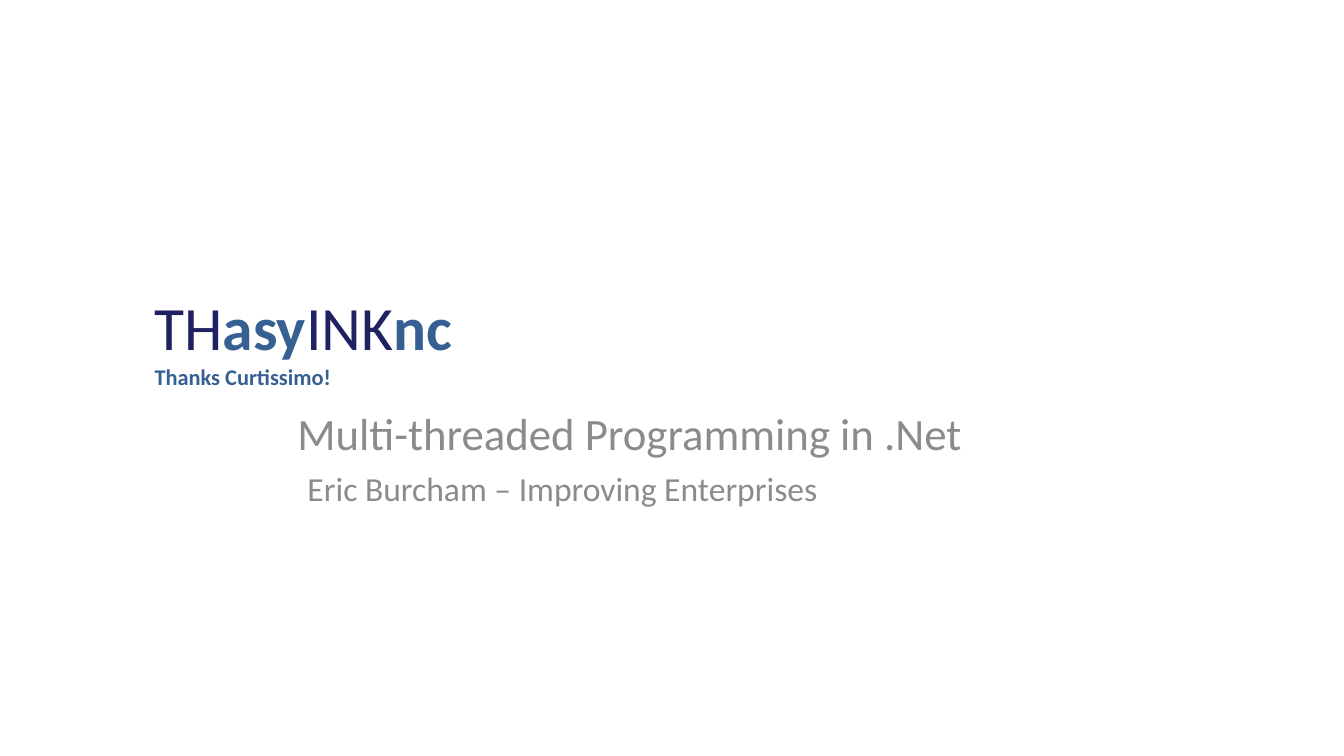
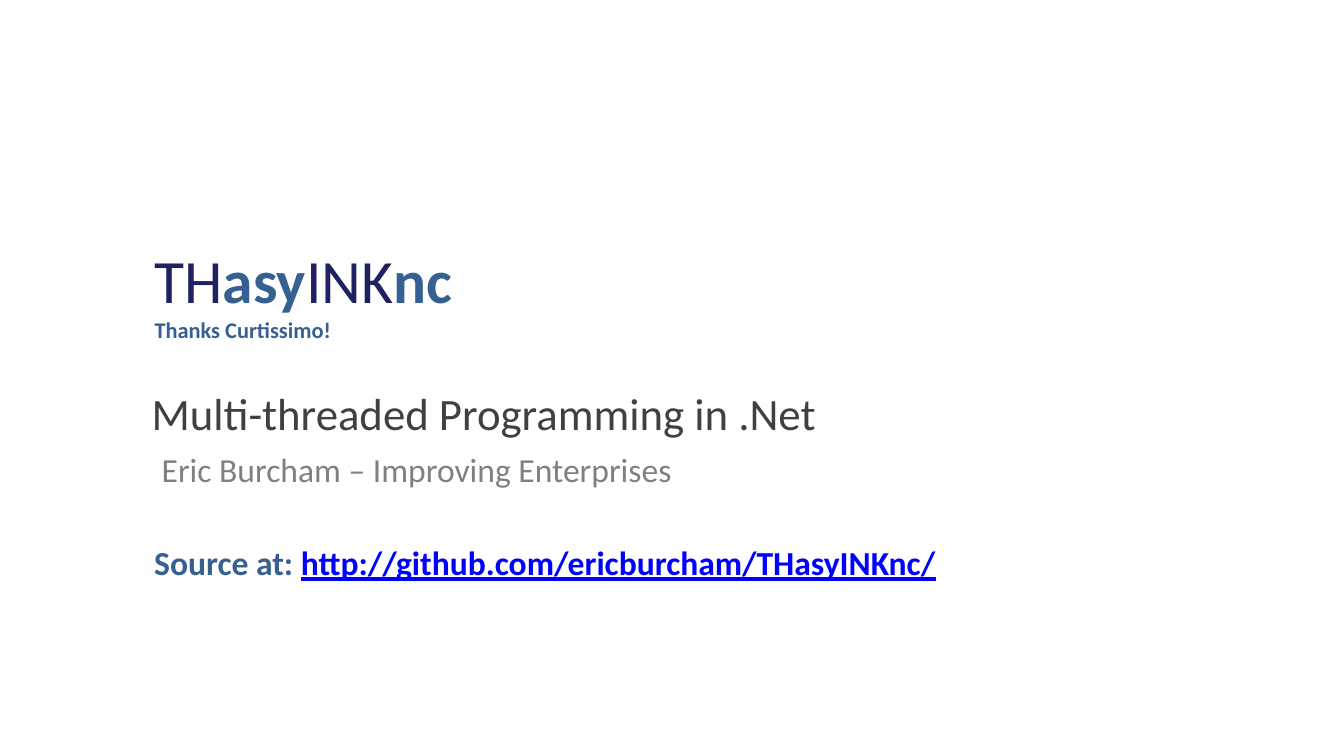
Before and after one commit to ericburcham/THasyINKnc, a slide deck: slide 1 of Presentation/THasINKync.pptx. Drawn at 1344x756 pixels with LibreOffice and Linux fonts; fonts in the diff are those of the drawing; background and template pictures are left out. Boxes give left, top, right and bottom in pixels: in the first picture for what was removed or moved away, otherwise in the second. Text is boxed around its words. In the diff, an @@ line names an element or a change of style, - is before the commit and + after.

```diff
--- a/Presentation/THasINKync.pptx
+++ b/Presentation/THasINKync.pptx
@@ title "THasyINKnc Thanks Curtissimo!" moved from (x1=155, y1=310, x2=453, y2=385) to (x1=155, y1=263, x2=453, y2=338) @@
@@ subtitle "Multi-threaded Programming in .Net" moved from (x1=297, y1=419, x2=961, y2=458) to (x1=152, y1=399, x2=815, y2=438) @@
@@ subtitle "Multi-threaded Programming in .Net" at (x1=152, y1=399, x2=815, y2=438): text colour #8C8C8C to #404040 @@
@@ text "Eric Burcham – Improving Enterprises" moved from (x1=307, y1=478, x2=817, y2=507) to (x1=162, y1=458, x2=671, y2=488) @@
@@ text "Eric Burcham – Improving Enterprises" at (x1=162, y1=458, x2=671, y2=488): text colour #8C8C8C to #808080 @@
@@ text added at (x1=154, y1=551, x2=935, y2=581), 18 pt, text #0000FF, bold, underline @@
+Source at: http://github.com/ericburcham/THasyINKnc/
```
Also in this commit, not shown: 1 other slide changed.
